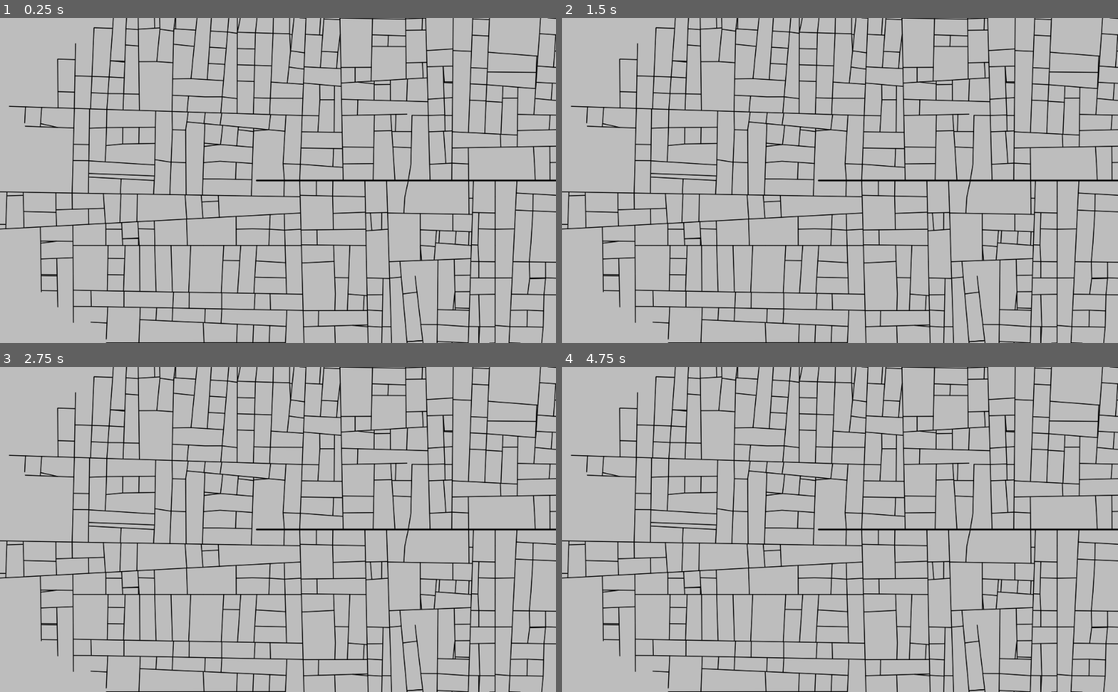
Above: before the commit, frames 1-4 (two rows, left to right).
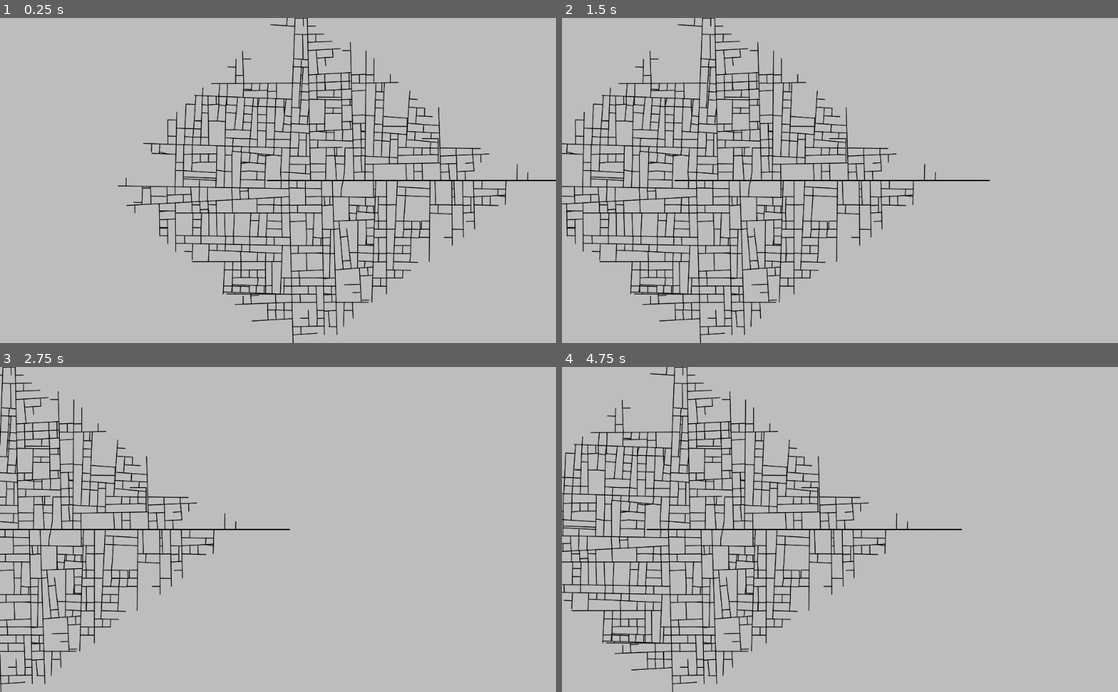
Above: after the commit, the same moments.

Repository: t-mw/citygen-godot
Game: Godot game, scene res://main.tscn
The game is run twice, just before and just after one commit, with the same random seed, the same clock (stepped at 60 frames per second) and the same inputs.
Inputs (mouse positions are in pixels of both pictures, inside the frame that each line leads up to):
- Up to frame 1 (0.25 s): no input
- Up to frame 2 (1.5 s): tap Enter at 0.5 s; move the mouse to (962, 164) at 0.52 s; hold Right (ui_right) 0.53-1.25 s; click (962, 164) at 0.67 s; drag from (728, 196) to (812, 245) at 1.27 s
- Up to frame 3 (2.75 s): move the mouse to (333, 458) at 2.02 s; hold Right (ui_right) from 2.03 s (still down); click (333, 458) at 2.17 s
- Up to frame 4 (4.75 s): release Right (ui_right) at 2.75 s; drag from (812, 594) to (673, 480) at 2.77 s; move the mouse to (1006, 578) at 3.52 s; hold Left (ui_left) 3.53-4.25 s; click (1006, 578) at 3.67 s; drag from (673, 480) to (756, 448) at 4.27 s

The runs differ from the first frame. In frame 1, 19% of the frame differs, in the area x 0-100%, y 0-100%; in frame 2, 19%; in frame 3, 17%; in frame 4, 19%.

Commit message:
Add camera controller

Diff:
--- /dev/null
+++ b/camera.gd
@@ -0,0 +1,143 @@
+# Copyright 2017 Kamil Lewan <carmel4a97@gmail.com>
+#
+# Permission is hereby granted, free of charge, to any person obtaining a copy
+# of this software and associated documentation files (the "Software"), to deal
+# in the Software without restriction, including without limitation the rights
+# to use, copy, modify, merge, publish, distribute, sublicense, and/or sell
+# copies of the Software, and to permit persons to whom the Software is
+# furnished to do so, subject to the following conditions:
+#
+# The above copyright notice and this permission notice shall be included in all
+# copies or substantial portions of the Software.
+#
+# THE SOFTWARE IS PROVIDED "AS IS", WITHOUT WARRANTY OF ANY KIND, EXPRESS OR
+# IMPLIED, INCLUDING BUT NOT LIMITED TO THE WARRANTIES OF MERCHANTABILITY,
+# FITNESS FOR A PARTICULAR PURPOSE AND NONINFRINGEMENT. IN NO EVENT SHALL THE
+# AUTHORS OR COPYRIGHT HOLDERS BE LIABLE FOR ANY CLAIM, DAMAGES OR OTHER
+# LIABILITY, WHETHER IN AN ACTION OF CONTRACT, TORT OR OTHERWISE, ARISING FROM,
+# OUT OF OR IN CONNECTION WITH THE SOFTWARE OR THE USE OR OTHER DEALINGS IN THE
+# SOFTWARE.
+
+extends Camera2D
+
+# Camera control settings:
+# key - by keyboard
+# drag - by clicking mouse button, right mouse button by default;
+# edge - by moving mouse to the window edge
+# wheel - zoom in/out by mouse wheel
+export (bool) var key = true
+export (bool) var drag = true
+export (bool) var edge = false
+export (bool) var wheel = true
+
+export (int) var zoom_out_limit = 100
+
+# Camera speed in px/s.
+export (int) var camera_speed = 450
+
+# Initial zoom value taken from Editor.
+var camera_zoom = get_zoom()
+
+# Value meaning how near to the window edge (in px) the mouse must be,
+# to move a view.
+export (int) var camera_margin = 50
+
+# It changes a camera zoom value in units... (?, but it works... it probably
+# multiplies camera size by 1+camera_zoom_speed)
+const camera_zoom_speed = Vector2(0.5, 0.5)
+
+# Vector of camera's movement / second.
+var camera_movement = Vector2()
+
+# Previous mouse position used to count delta of the mouse movement.
+var _prev_mouse_pos = null
+
+# INPUTS
+
+# Right mouse button was or is pressed.
+var __rmbk = false
+# Move camera by keys: left, top, right, bottom.
+var __keys = [false, false, false, false]
+
+func _ready():
+    set_h_drag_enabled(false)
+    set_v_drag_enabled(false)
+    set_enable_follow_smoothing(true)
+    set_follow_smoothing(4)
+
+func _physics_process(delta):
+
+    # Move camera by keys defined in InputMap (ui_left/top/right/bottom).
+    if key:
+        if __keys[0]:
+            camera_movement.x -= camera_speed * delta
+        if __keys[1]:
+            camera_movement.y -= camera_speed * delta
+        if __keys[2]:
+            camera_movement.x += camera_speed * delta
+        if __keys[3]:
+            camera_movement.y += camera_speed * delta
+
+    # Move camera by mouse, when it's on the margin (defined by camera_margin).
+    if edge:
+        var rec = get_viewport().get_visible_rect()
+        var v = get_local_mouse_position() + rec.size/2
+        if rec.size.x - v.x <= camera_margin:
+            camera_movement.x += camera_speed * delta
+        if v.x <= camera_margin:
+            camera_movement.x -= camera_speed * delta
+        if rec.size.y - v.y <= camera_margin:
+            camera_movement.y += camera_speed * delta
+        if v.y <= camera_margin:
+            camera_movement.y -= camera_speed * delta
+
+    # When RMB is pressed, move camera by difference of mouse position
+    if drag and __rmbk:
+        camera_movement = _prev_mouse_pos - get_local_mouse_position()
+
+    # Update position of the camera.
+    position += camera_movement * get_zoom()
+
+    # Set camera movement to zero, update old mouse position.
+    camera_movement = Vector2(0,0)
+    _prev_mouse_pos = get_local_mouse_position()
+
+func _unhandled_input( event ):
+    if event is InputEventMouseButton:
+        if drag and\
+           event.button_index == BUTTON_RIGHT:
+            # Control by right mouse button.
+            if event.pressed: __rmbk = true
+            else: __rmbk = false
+        # Check if mouse wheel was used. Not handled by ImputMap!
+        if wheel:
+            # Checking if future zoom won't be under 0.
+            # In that cause engine will flip screen.
+            if event.button_index == BUTTON_WHEEL_UP and\
+            camera_zoom.x - camera_zoom_speed.x > 0 and\
+            camera_zoom.y - camera_zoom_speed.y > 0:
+                camera_zoom -= camera_zoom_speed
+                set_zoom(camera_zoom)
+                # Checking if future zoom won't be above zoom_out_limit.
+            if event.button_index == BUTTON_WHEEL_DOWN and\
+            camera_zoom.x + camera_zoom_speed.x < zoom_out_limit and\
+            camera_zoom.y + camera_zoom_speed.y < zoom_out_limit:
+                camera_zoom += camera_zoom_speed
+                set_zoom(camera_zoom)
+    # Control by keyboard handled by InpuMap.
+    if event.is_action_pressed("ui_left"):
+        __keys[0] = true
+    if event.is_action_pressed("ui_up"):
+        __keys[1] = true
+    if event.is_action_pressed("ui_right"):
+        __keys[2] = true
+    if event.is_action_pressed("ui_down"):
+        __keys[3] = true
+    if event.is_action_released("ui_left"):
+        __keys[0] = false
+    if event.is_action_released("ui_up"):
+        __keys[1] = false
+    if event.is_action_released("ui_right"):
+        __keys[2] = false
+    if event.is_action_released("ui_down"):
+        __keys[3] = false
--- a/citygen.gd
+++ b/citygen.gd
@@ -33,15 +33,7 @@
 
 func _draw():
     var segments = generate()
-
-    var viewport := get_viewport()
-    var camera := $Camera2D
-    var viewport_rect := viewport.get_visible_rect()
-    var global_to_viewport: Transform2D = viewport.global_canvas_transform * camera.get_canvas_transform()
-    var viewport_to_global: Transform2D = global_to_viewport.affine_inverse()
-    var viewport_rect_global: Rect2 = viewport_to_global.xform(viewport_rect)
-
-    draw_rect(viewport_rect_global, Color.gray, true)
+    draw_rect(Rect2(Vector2(-999999, -999999), 2 * Vector2(999999, 999999)), Color.gray, true)
     for segment in segments:
         var width = HIGHWAY_SEGMENT_WIDTH if segment.metadata.highway else DEFAULT_SEGMENT_WIDTH
         draw_line(segment.r_start, segment.r_end, Color.black, width, true)
--- a/main.tscn
+++ b/main.tscn
@@ -1,10 +1,13 @@
-[gd_scene load_steps=2 format=2]
+[gd_scene load_steps=3 format=2]
 
 [ext_resource path="res://citygen.gd" type="Script" id=1]
+[ext_resource path="res://camera.gd" type="Script" id=2]
 
 [node name="Node2D" type="Node2D"]
 script = ExtResource( 1 )
 
 [node name="Camera2D" type="Camera2D" parent="."]
 current = true
-zoom = Vector2( 10, 10 )
+zoom = Vector2( 20, 20 )
+script = ExtResource( 2 )
+zoom_out_limit = 20
